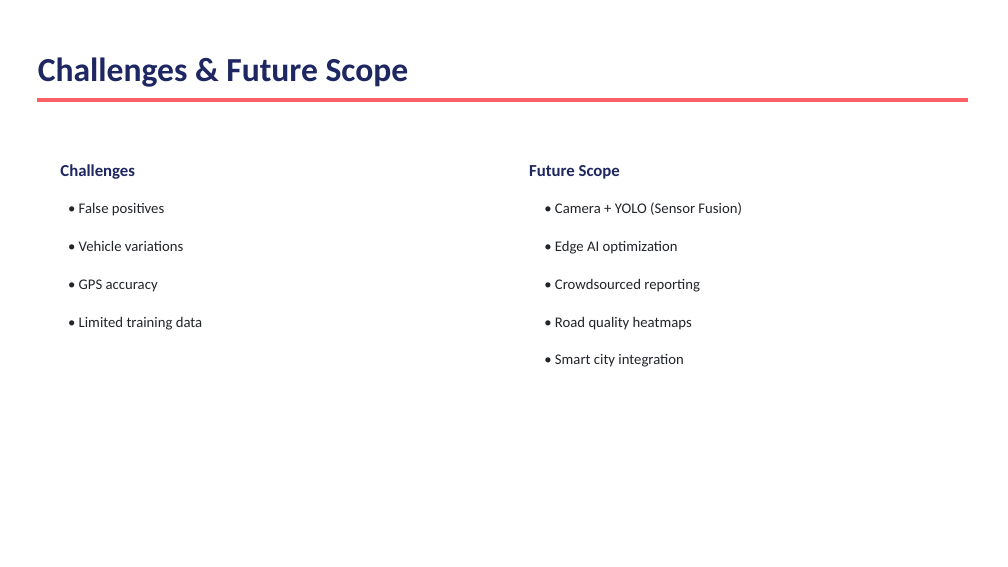
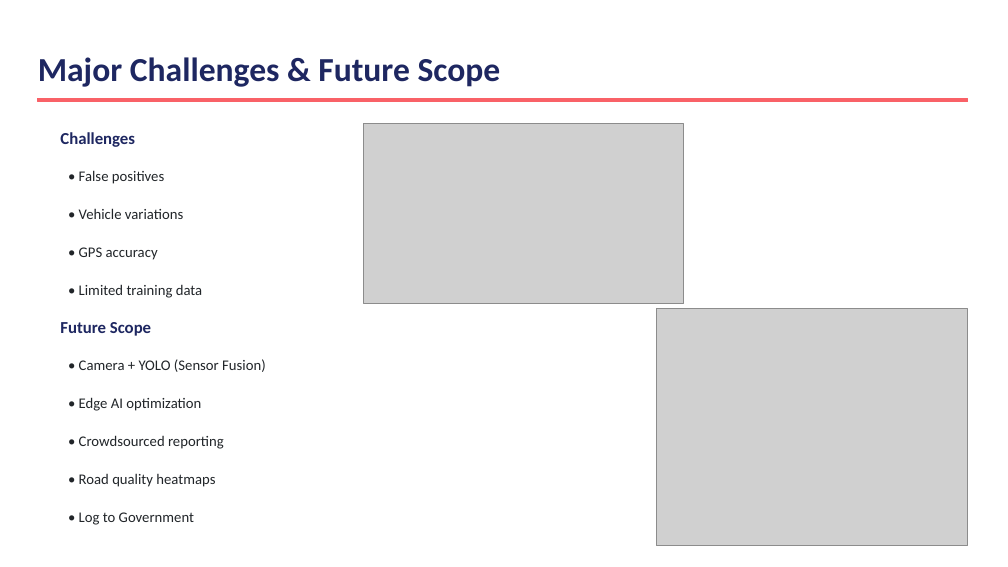
Before and after one commit to yahyazoom17/RPDS, a slide deck: slide 11 of pothole-review.pptx (slide 13 before the commit). Drawn at 1008x567 pixels with LibreOffice and Linux fonts; fonts in the diff are those of the drawing; grey boxes stand for pictures. Boxes give left, top, right and bottom in pixels: in the first picture for what was removed or moved away, otherwise in the second. Text is boxed around its words. In the diff, an @@ line names an element or a change of style, - is before the commit and + after.

```diff
--- a/pothole-review.pptx
+++ b/pothole-review.pptx
@@ text at box(38, 57, 501, 87): text changed @@
-Challenges & Future Scope
+Major Challenges & Future Scope
@@ picture added at box(364, 124, 684, 304) @@
@@ 5 texts: place and size @@
-5 texts at box(60, 164, 202, 330)
+5 texts at box(60, 132, 202, 298)
@@ text "Future Scope": place and size @@
-text "Future Scope" at box(529, 165, 620, 179)
+text "Future Scope" at box(60, 322, 151, 336)
@@ picture added at box(656, 309, 968, 546) @@
@@ text removed at box(555, 354, 683, 367) @@
-• Smart city integration
@@ 3 texts: place and size @@
-3 texts at box(555, 202, 742, 292)
+3 texts at box(79, 359, 266, 449)
@@ text "• Road quality heatmaps": place and size @@
-text "• Road quality heatmaps" at box(555, 316, 692, 330)
+text "• Road quality heatmaps" at box(79, 474, 215, 487)
@@ text added at box(79, 512, 194, 525), 14 pt, text #212529 @@
+• Log to Government
```
Also in this commit, not shown: 10 other slides changed, 2 slides removed, 24 other files.
